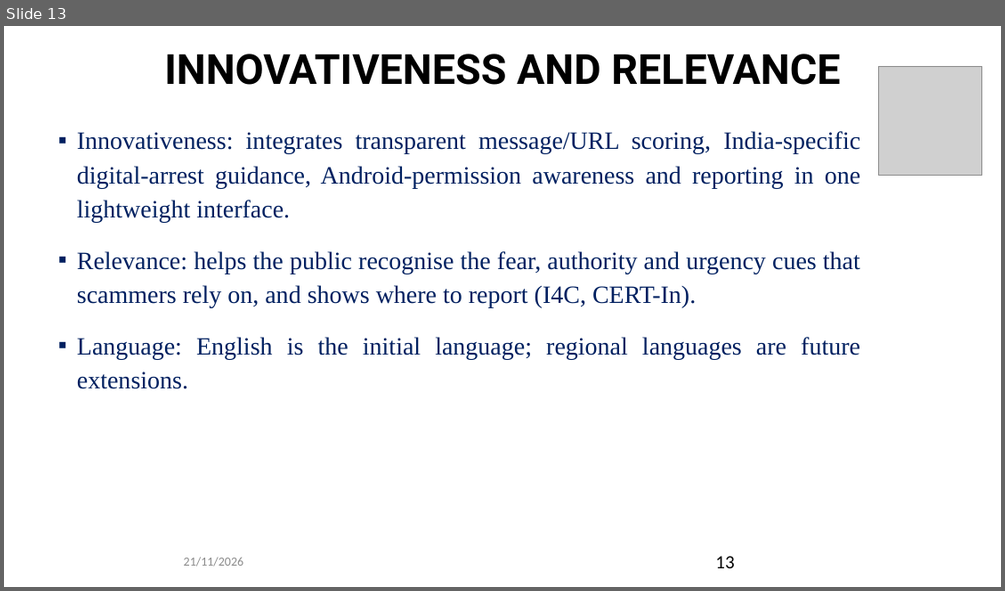
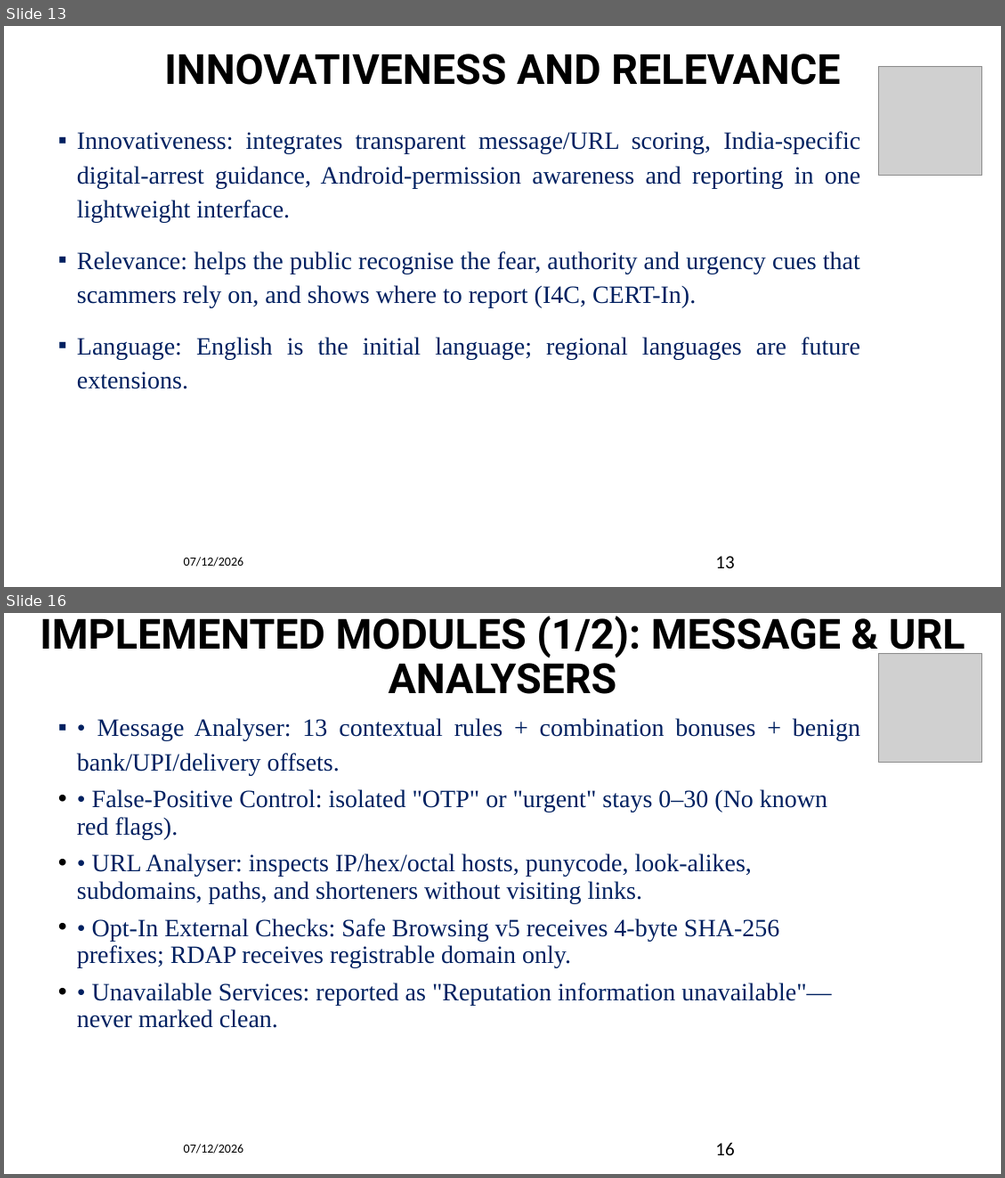
Before and after one commit to darshanashok-dev/community, a slide deck: community_project_ppt_updated.pptx. Shown one above the other, each under a label of ours: slide 13 before the commit, slides 13 and 16 after it; the slides between them are not shown. The pictures are 1005x591 and 1005x1178 pixels, drawn with LibreOffice and Linux fonts; fonts in the diff are those of the drawing; grey boxes stand for pictures; background and template pictures are left out. Boxes give left, top, right and bottom in pixels: in the first picture for what was removed or moved away, otherwise in the second. Text is boxed around its words. In the diff, an @@ line names an element or a change of style, - is before the commit and + after.

Commit message:
Final validation: fix browser reset links, delivery/phishing rules, add report and updated viva slides

```diff
--- a/community_project_ppt_updated.pptx
+++ b/community_project_ppt_updated.pptx
@@ slide 16 added at [4,613,1001,1174], background #FFFFFF @@
@@ title added at [40,616,965,694], 40 pt, text #000000, bold @@
+IMPLEMENTED MODULES (1/2): MESSAGE & URL ANALYSERS
@@ picture added at [879,653,982,762] @@
@@ text added at [77,718,860,1028], 24 pt, text #002060 @@
+▪ • Message Analyser: 13 contextual rules + combination bonuses + benign bank/UPI/delivery offsets.
+• • False-Positive Control: isolated "OTP" or "urgent" stays 0–30 (No known red flags).
+• • URL Analyser: inspects IP/hex/octal hosts, punycode, look-alikes, subdomains, paths, and shorteners without visiting links.
+• • Opt-In External Checks: Safe Browsing v5 receives 4-byte SHA-256 prefixes; RDAP receives registrable domain only.
+• • Unavailable Services: reported as "Reputation information unavailable"—never marked clean.
@@ text added at [184,1143,243,1153], 12 pt, text #000000 @@
+07/12/2026
@@ text added at [715,1142,734,1155], 18 pt, text #000000 @@
+16
@@ slide 13 changed as well @@
@@ text at [184,556,243,566]: text changed; text colour #8C8C8C to #000000 @@
-21/11/2026
+07/12/2026
```
Also in this commit, not shown: 15 other slides changed, 5 other slides added, 10 other files.
